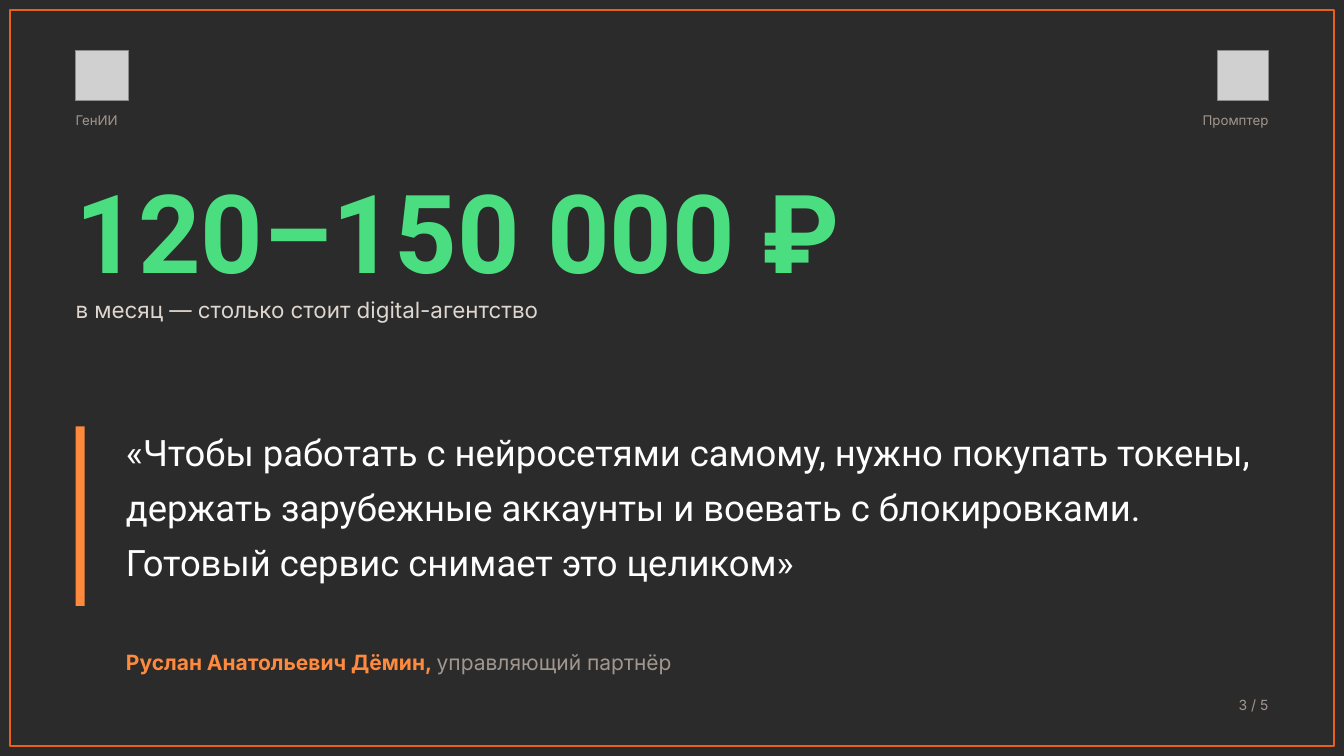
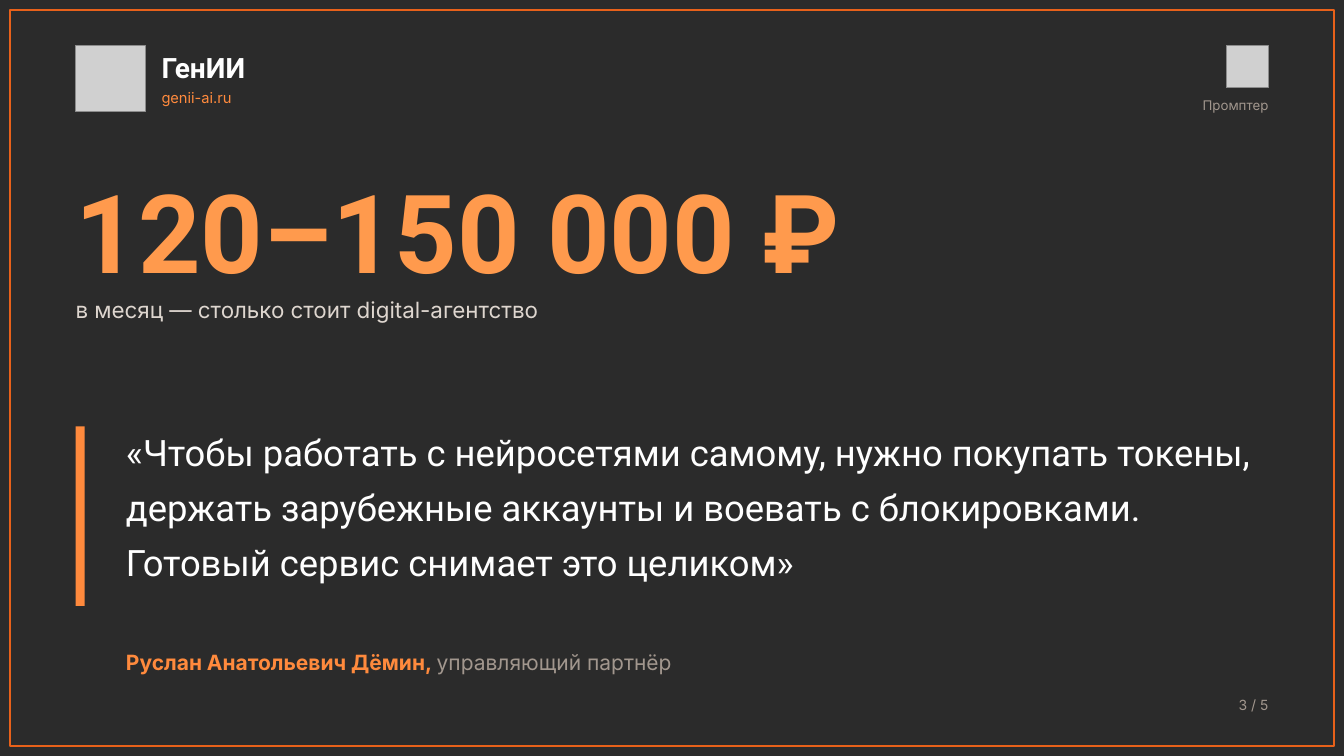
Before and after one commit to injusticebeast802-coder/taste-skill, a slide deck: slide 3 of prompter-moscow/presentation/konferenciya/oranzhevye-listy.pptx. Drawn at 1344x756 pixels with LibreOffice and Linux fonts; fonts in the diff are those of the drawing; grey boxes stand for pictures; background and template pictures are left out; a plain dark background stands for a picture behind light text. Boxes give left, top, right and bottom in pixels: in the first picture for what was removed or moved away, otherwise in the second. Text is boxed around its words. In the diff, an @@ line names an element or a change of style, - is before the commit and + after.

```diff
--- a/prompter-moscow/presentation/konferenciya/oranzhevye-listy.pptx
+++ b/prompter-moscow/presentation/konferenciya/oranzhevye-listy.pptx
@@ picture: place and size @@
-picture at bbox=[76, 50, 129, 101]
+picture at bbox=[76, 45, 145, 112]
@@ text "ГенИИ": place and size @@
-text "ГенИИ" at bbox=[76, 115, 118, 125]
+text "ГенИИ" at bbox=[162, 58, 246, 79]
@@ text "ГенИИ" at bbox=[162, 58, 246, 79]: size 9.5 to 20 pt, font Inter to Roboto, text colour #A2978E to #FFFFFF, bold on; line spacing 1.2 to 1.1 @@
@@ picture: place and size @@
-picture at bbox=[1218, 50, 1268, 101]
+picture at bbox=[1226, 45, 1268, 88]
@@ text added at bbox=[162, 92, 232, 106], 10.5 pt, text #FF8A3D @@
+genii-ai.ru
@@ text "Промптер": place and size @@
-text "Промптер" at bbox=[1203, 115, 1269, 128]
+text "Промптер" at bbox=[1203, 100, 1269, 113]
@@ text "120–150 000 ₽" at bbox=[76, 194, 735, 274]: text colour #4ADE80 to #FF9A4D @@
```
Also in this commit, not shown: 4 other slides changed, 5 other files.
